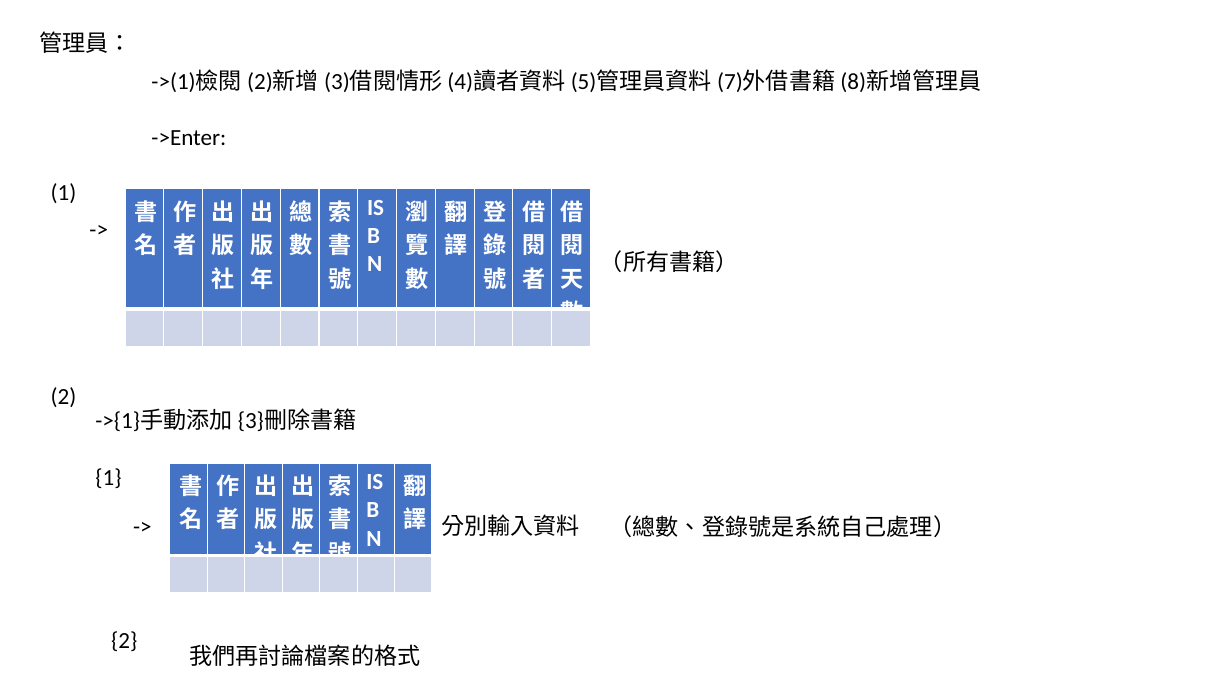
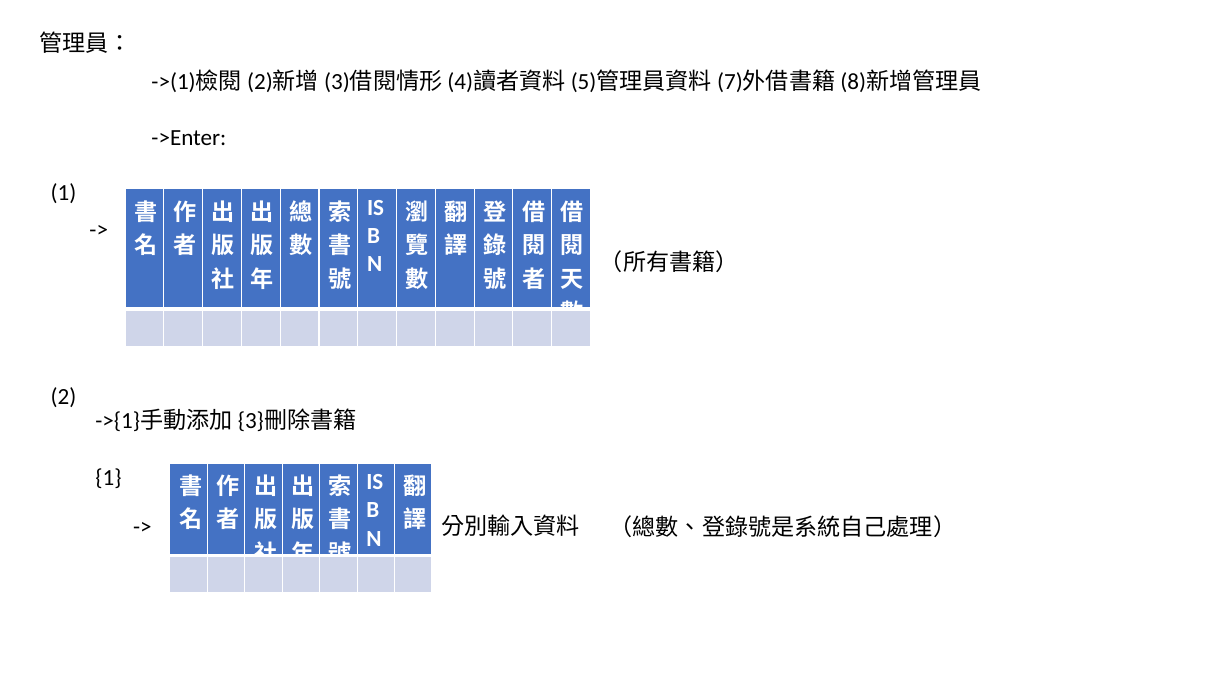
Before and after one commit to 1508leo/PD_Final_Project, a slide deck: slide 4 of Store/outline.pptx. Drawn at 1232x693 pixels with LibreOffice and Linux fonts; fonts in the diff are those of the drawing. Boxes give left, top, right and bottom in pixels: in the first picture for what was removed or moved away, otherwise in the second. Text is boxed around its words. In the diff, an @@ line names an element or a change of style, - is before the commit and + after.

```diff
--- a/Store/outline.pptx
+++ b/Store/outline.pptx
@@ text removed at (111, 631, 137, 651) @@
-{2}
@@ text removed at (189, 644, 420, 666) @@
-我們再討論檔案的格式
```
Also in this commit, not shown: 4 other slides changed, 1 other file.
